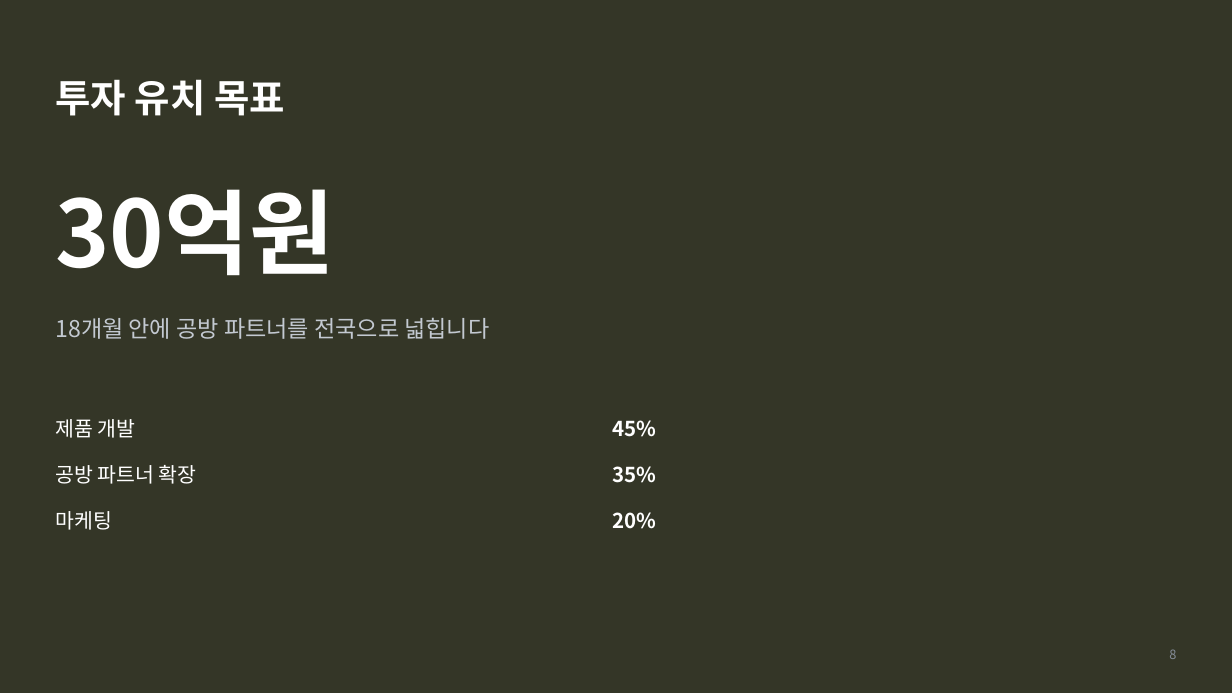
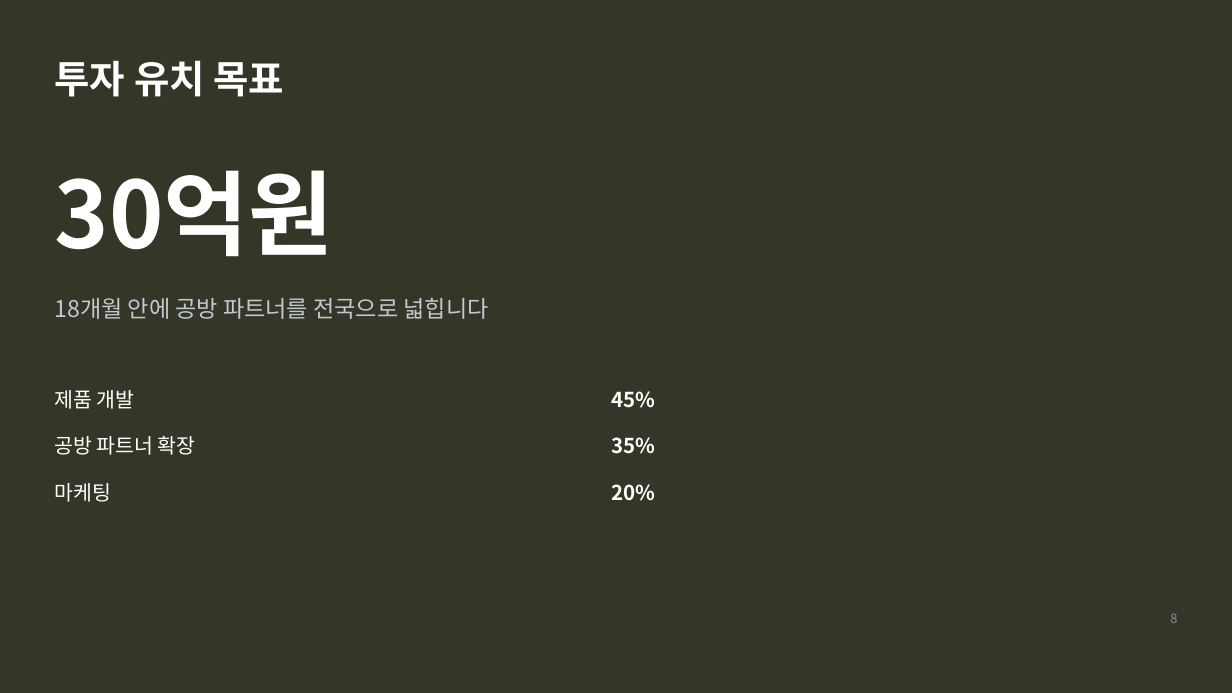
Before and after one commit to pck9880-sys/claude-design, a slide deck: slide 8 of output/ir-sample/deck.pptx. Drawn at 1232x693 pixels with LibreOffice and Linux fonts; fonts in the diff are those of the drawing. Boxes give left, top, right and bottom in pixels: in the first picture for what was removed or moved away, otherwise in the second. Text is boxed around its words. In the diff, an @@ line names an element or a change of style, - is before the commit and + after.

```diff
--- a/output/ir-sample/deck.pptx
+++ b/output/ir-sample/deck.pptx
@@ 3 texts: place and size @@
-3 texts at [55, 79, 489, 339]
+3 texts at [55, 60, 489, 319]
@@ 6 texts: place and size @@
-6 texts at [55, 419, 656, 530]
+6 texts at [55, 390, 655, 502]
@@ text "8": place and size @@
-text "8" at [1169, 649, 1176, 659]
+text "8" at [1170, 613, 1177, 623]
```
Also in this commit, not shown: 8 other slides changed, 21 other files.
